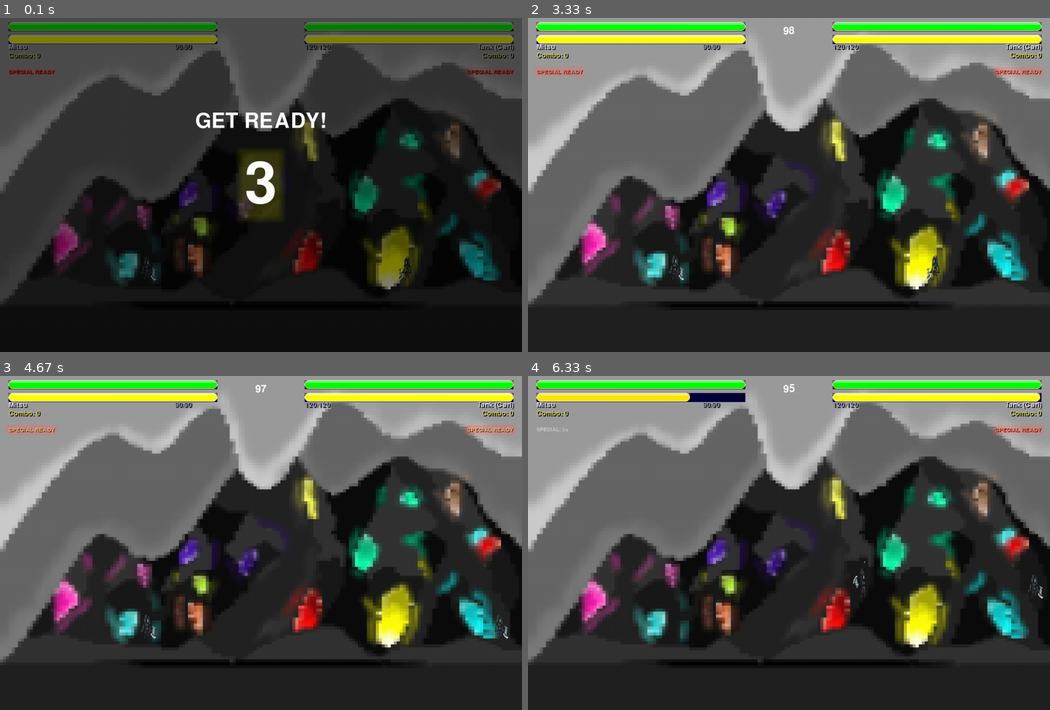
Above: before the commit, frames 1-4 (two rows, left to right).
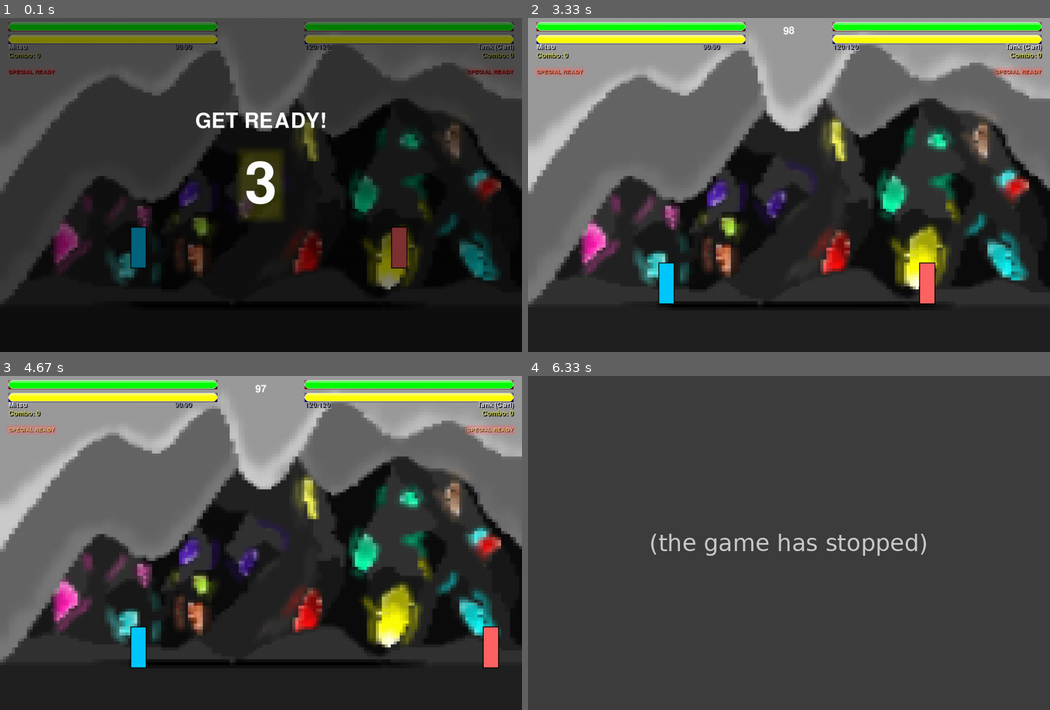
Above: after the commit, the same moments.

Repository: CarlosLeBg/pythfighter
Game: pygame game, started from src/core/game.py
Same seed, same stepped clock (60 frames per second), same inputs: the game is played once before the commit and once after it.
Inputs:
- Up to frame 1 (0.1 s): no input
- Up to frame 2 (3.33 s): tap A at 1.83 s
- Up to frame 3 (4.67 s): hold Up 3.6-4.07 s; hold Right from 4.1 s (still down)
- Up to frame 4 (6.33 s): release Right at 4.73 s; hold Left 4.77-5.23 s; tap T at 5.27, 5.75 s; hold Right 5.6-6.07 s; hold D 5.6-6.07 s; tap Shift at 5.67, 5.97, 6.17 s; hold Up from 6.1 s (still down); hold W from 6.1 s (still down); tap Right Shift at 6.25 s

The runs differ from the first frame. In frame 1, 0.8% of the frame differs, in the area x 25-79%, y 62-79%; in frame 2, 0.9%; in frame 3, 0.9%; in frame 4, 86%, in the area x 0-100%, y 0-100%.
Error after the commit: TypeError: argument of type 'NoneType' is not iterable (game.py line 402); the game stopped at 6.25 s (later frames are placeholders)

Commit message:
Modif de Carlos

Diff:
--- a/src/core/game.py
+++ b/src/core/game.py
@@ -97,12 +97,18 @@
         self.vel_x = 0.0
         self.vel_y = 0.0
         self.direction = 1 if player == 1 else -1
-        self.fighter_width = VISIBLE_WIDTH // 16
-        self.fighter_height = VISIBLE_HEIGHT // 4
+
+        # Ajustez la taille des personnages ici
+        self.fighter_width = VISIBLE_WIDTH // 32  # Réduit la taille
+        self.fighter_height = VISIBLE_HEIGHT // 8  # Réduit la taille
+
         self.ground_y = ground_y
         self.rect = pygame.Rect(x, y, self.fighter_width, self.fighter_height)
-        self.hitbox = pygame.Rect(x + self.fighter_width // 4, y + self.fighter_height // 4,
-                                  self.fighter_width // 2, self.fighter_height * 3 // 4)
+
+        # Ajustez la hitbox en fonction de la nouvelle taille
+        self.hitbox = pygame.Rect(x + self.fighter_width // 8, y + self.fighter_height // 8,
+                                  self.fighter_width * 3 // 4, self.fighter_height * 3 // 4)
+
         self.on_ground = True
         self.attacking = False
         self.can_attack = True
@@ -123,7 +129,7 @@
         self.special_attack_effect_duration = 60
 
         logging.info(f"Loading animations for {self.name}...")
-        base_path = os.path.join("src", "assets", "characters", "tank")
+        base_path = os.path.join("src", "assets", "characters", self.name.lower())
 
         if not os.path.exists(base_path):
             logging.error(f"Base folder for animations not found: {base_path}")
@@ -140,6 +146,7 @@
 
             for anim_name, frames in self.animations.items():
                 logging.info(f"Animation '{anim_name}': {len(frames)} frames loaded")
+
 
     def draw(self, surface):
         if self.special_attack_effect and self.special_attack_effect_duration > 0:
